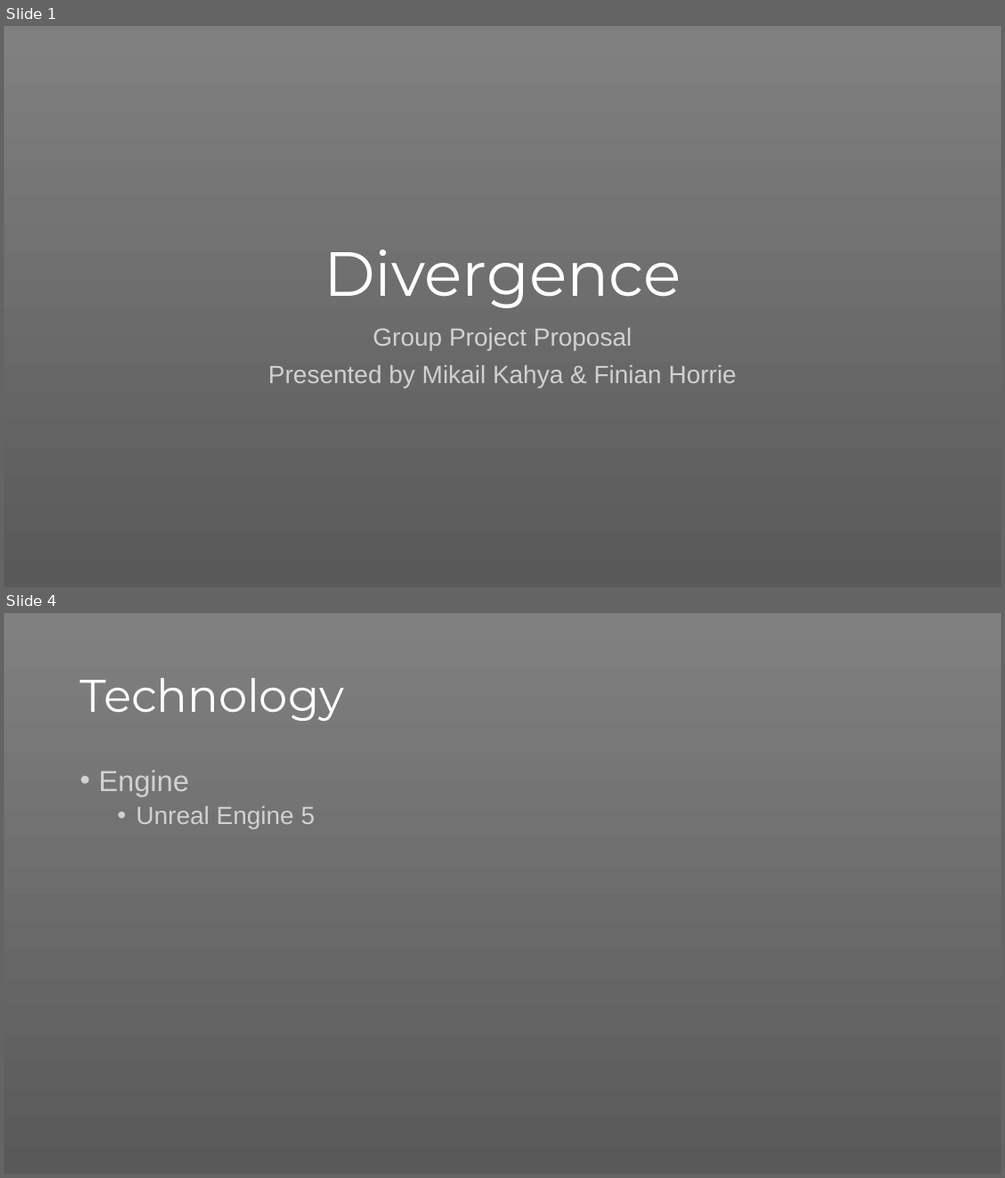
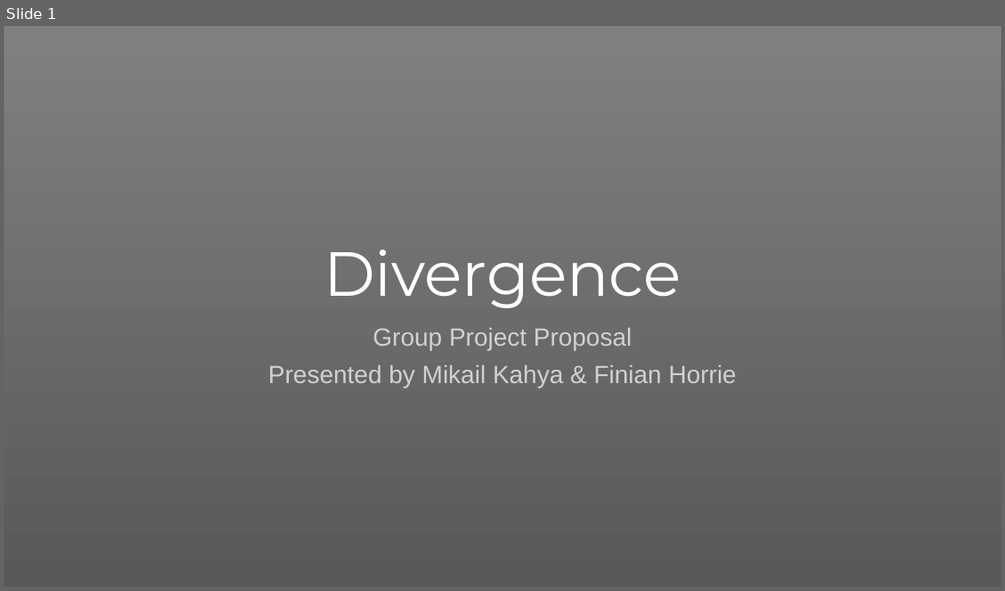
Before and after one commit to FHorrie/ProjectElementP1, a slide deck: Divergence_Pitch_04-09.pptx. Shown one above the other, each under a label of ours: slides 1 and 4 before the commit, slide 1 after it; the slides between them are not shown. The pictures are 1005x1178 and 1005x591 pixels, drawn with LibreOffice and Linux fonts; fonts in the diff are those of the drawing. Boxes give left, top, right and bottom in pixels: in the first picture for what was removed or moved away, otherwise in the second. Text is boxed around its words. In the diff, an @@ line names an element or a change of style, - is before the commit and + after.

```diff
--- a/Divergence_Pitch_04-09.pptx
+++ b/Divergence_Pitch_04-09.pptx
@@ slide 4 removed at bbox=[4, 613, 1001, 1174], background gradient #808080 to #595959 @@
@@ title removed at bbox=[80, 678, 344, 721] @@
-Technology
@@ text removed at bbox=[98, 770, 316, 828] @@
-• Engine
-  • Unreal Engine 5
```
Also in this commit, not shown: 1 slide changed, 4 slides added, 1 other slide removed.
